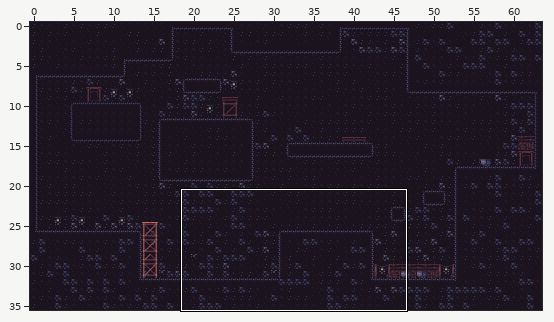
Tiled map: tilemaptest/Content/map.tmx. The picture above shows the old version from afar; the outline marks the close-up.
Close-up. Old version:
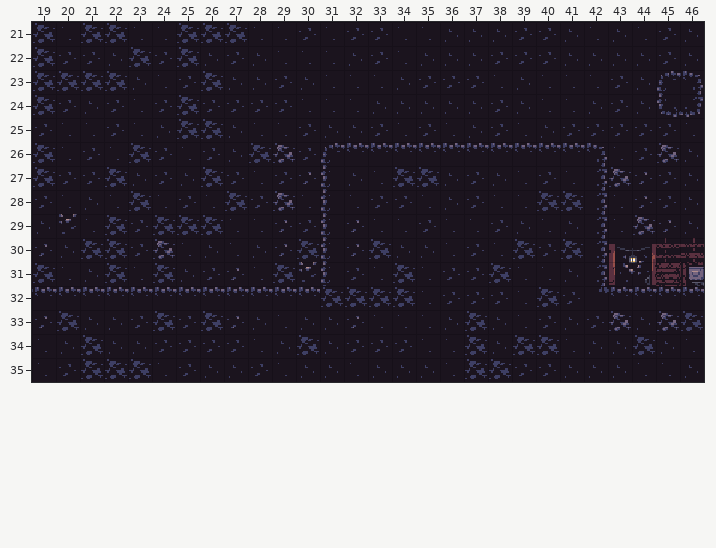
Cells are 16x16 px. Shown: x 19..46, y 21..35.
Once edited:
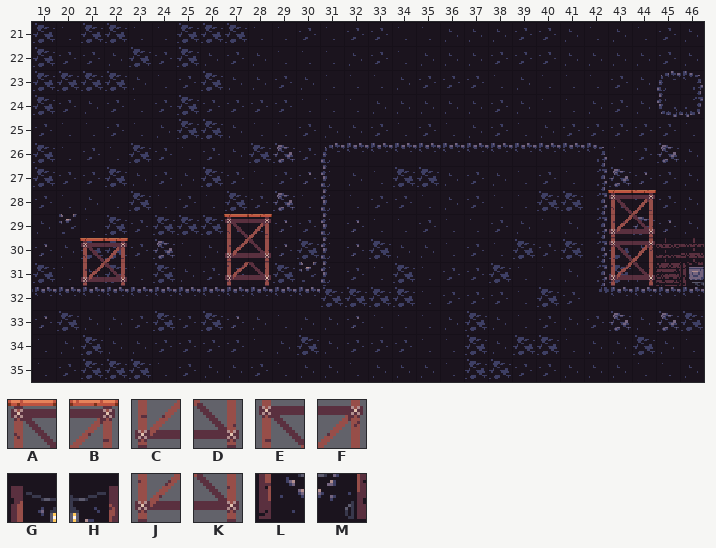
Key: from "Scaffolding_and_BG_Parts (16 x": A 126, B 127, C 151, D 152, E 176, F 177, G 192, H 193, J 201, K 202, L 217, M 218.
_ is an empty cell.
Difference:
{"where": "layer \"props\""}
{"y":28,"x":43,"old":"__","new":"AB"}
{"y":29,"x":27,"old":"__","new":"AB"}
{"y":29,"x":43,"old":"__","new":"CD"}
{"y":30,"x":21,"old":"__","new":"AB"}
{"y":30,"x":27,"old":"__","new":"CD"}
{"y":30,"x":43,"old":"GH","new":"EF"}
{"y":31,"x":21,"old":"__","new":"CD"}
{"y":31,"x":27,"old":"__","new":"JK"}
{"y":31,"x":43,"old":"LM","new":"JK"}
{"label":"changed","picture_box":[608,190,656,286]}
{"label":"added","picture_box":[224,214,272,286]}
{"label":"added","picture_box":[80,238,128,286]}
